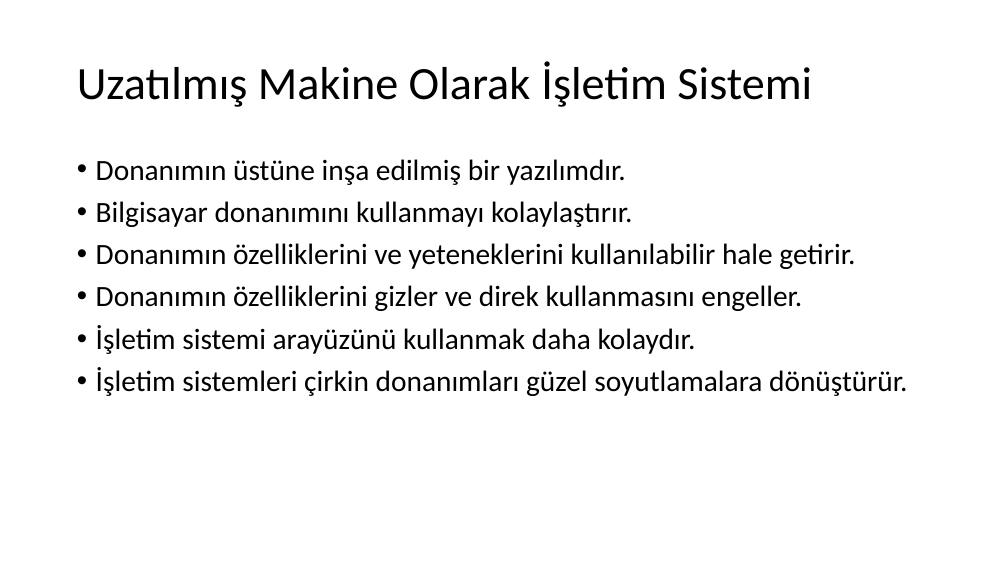
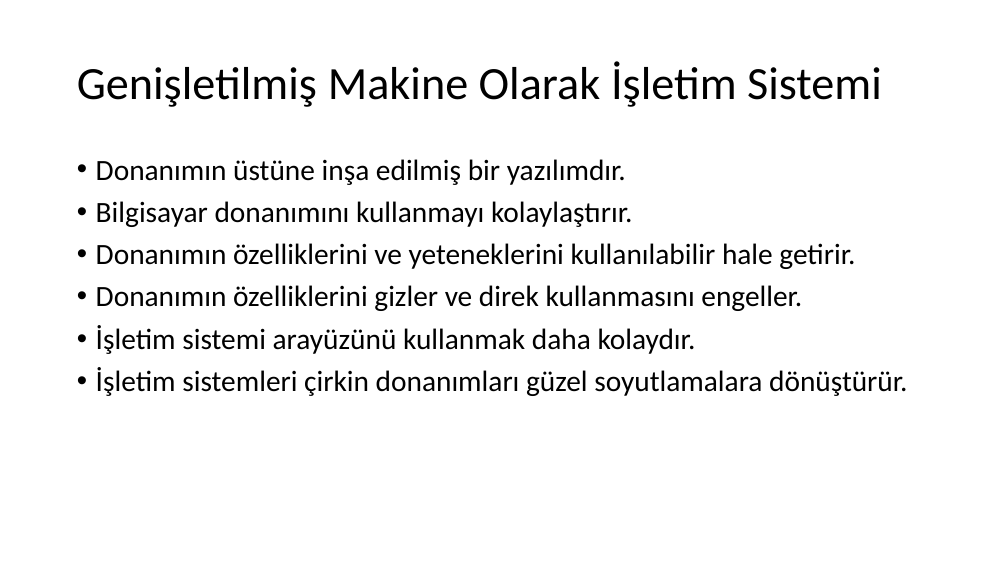
Before and after one commit to sercankulcu/sercankulcu.github.io, a slide deck: slide 5 of assets/teaching/os/1_Bolum_1_Giris.pptx. Drawn at 1008x567 pixels with LibreOffice and Linux fonts; fonts in the diff are those of the drawing. Boxes give left, top, right and bottom in pixels: in the first picture for what was removed or moved away, otherwise in the second. Text is boxed around its words. In the diff, an @@ line names an element or a change of style, - is before the commit and + after.

```diff
--- a/assets/teaching/os/1_Bolum_1_Giris.pptx
+++ b/assets/teaching/os/1_Bolum_1_Giris.pptx
@@ title at box(77, 61, 882, 107): text changed @@
-Uzatılmış Makine Olarak İşletim Sistemi
+Genişletilmiş Makine Olarak İşletim Sistemi
```
Also in this commit, not shown: 1 other slide changed, 31 slides added, 7 slides removed, 1 other file.
